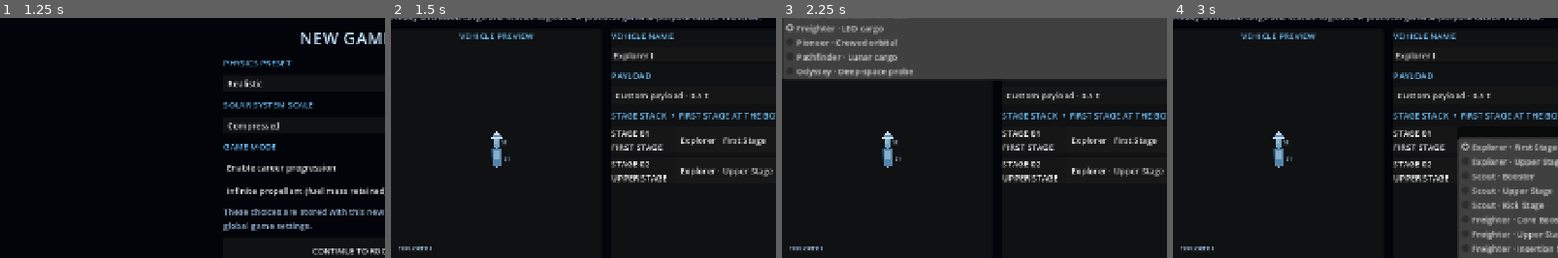
Above: before the commit, frames 1-4 (left to right).
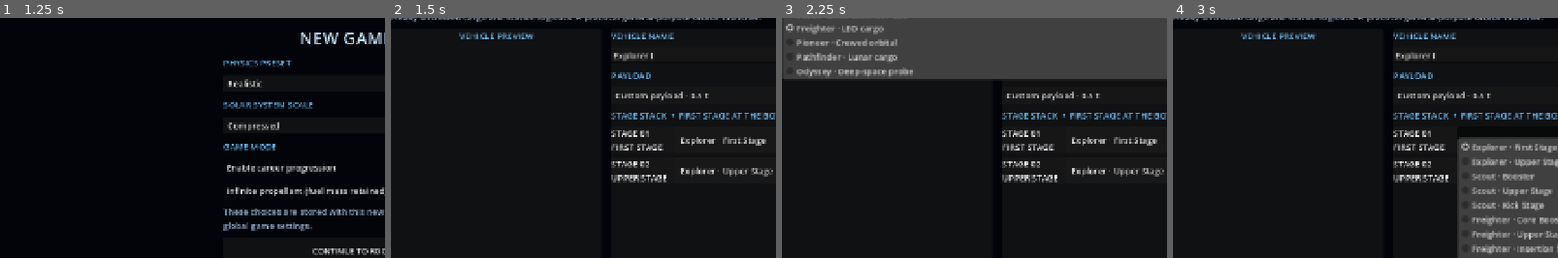
Above: after the commit, the same moments.

Repository: Blagos1195/Gravity-simulator
Game: Godot game, scene res://scenes/main.tscn
Two runs of this game, one before a commit and one after it. Both use one fixed random seed, a clock stepped at 60 frames per second and the inputs below.
Inputs:
- Up to frame 1 (1.25 s): click "NEW GAME" at 0.5 s
- Up to frame 2 (1.5 s): click "CONTINUE TO ROCKET BUILDER" at 1.25 s
- Up to frame 3 (2.25 s): click "Freighter · LEO cargo" at 2 s
- Up to frame 4 (3 s): click "Explorer · First Stage" at 2.75 s
The pictures show only the part of the screen within x 1-51%, y 20-70%; the shares and areas given below are measured in that part.

Frame 1 is identical in both runs. In frame 2, 0.5% of the frame differs, in the area x 2-31%, y 47-97%; in frame 3, 0.5%; in frame 4, 0.5%.
Error after the commit: Parse Error: Cannot infer the type of "booster_x" variable because the value doesn't have a set type. (res://scripts/rocket_visual.gd:105)

Commit message:
Render attached side booster pairs in the shared rocket visual

Diff:
--- a/Gravity/scripts/rocket_visual.gd
+++ b/Gravity/scripts/rocket_visual.gd
@@ -86,6 +86,29 @@
 		_line(canvas, origin, Vector2(-half, y + height * 0.78), Vector2(half, y + height * 0.78), rotation, scale, Color(0.9, 0.68, 0.3), 1.5)
 		_line(canvas, origin, Vector2(-half, y), Vector2(-half * 0.92, y + height), rotation, scale, Color(0.18, 0.32, 0.43), 0.9)
 		_line(canvas, origin, Vector2(half, y), Vector2(half * 0.92, y + height), rotation, scale, Color(0.18, 0.32, 0.43), 0.9)
+		var booster_entries: Array = stage.get("boosters", [])
+		for booster_index in range(booster_entries.size()):
+			var booster_entry: Dictionary = booster_entries[booster_index]
+			var booster := RocketDesign.booster_definition(str(booster_entry.get("id", "")))
+			if booster.is_empty():
+				continue
+			var booster_width := clampf(width * float(booster.get("visual_width_factor", 0.5)), 4.0, 20.0)
+			var booster_height := clampf(height * float(booster.get("visual_length_factor", 0.9)), 8.0, 64.0)
+			var booster_half := booster_width * 0.5
+			var booster_offset := half + booster_width * 0.7 + 2.0 + float(booster_index) * (booster_width + 2.0)
+			var booster_y := y + (height - booster_height) * 0.5
+			var booster_color := Color(0.72, 0.74, 0.78)
+			var booster_color_data: Variant = booster.get("visual_color_rgb", [])
+			if booster_color_data is Array and booster_color_data.size() == 3:
+				booster_color = Color(float(booster_color_data[0]), float(booster_color_data[1]), float(booster_color_data[2]))
+			for side in [-1.0, 1.0]:
+				var booster_x := side * booster_offset
+				_polygon(canvas, origin, [Vector2(booster_x - booster_half, booster_y), Vector2(booster_x + booster_half, booster_y), Vector2(booster_x + booster_half * 0.88, booster_y + booster_height), Vector2(booster_x - booster_half * 0.88, booster_y + booster_height)], rotation, scale, booster_color)
+				_line(canvas, origin, Vector2(booster_x - booster_half, booster_y + booster_height * 0.76), Vector2(booster_x + booster_half, booster_y + booster_height * 0.76), rotation, scale, Color(0.18, 0.32, 0.43), 1.0)
+				_polygon(canvas, origin, [Vector2(booster_x - booster_half * 0.55, booster_y + booster_height), Vector2(booster_x + booster_half * 0.55, booster_y + booster_height), Vector2(booster_x + booster_half * 0.38, booster_y + booster_height + 3.0), Vector2(booster_x - booster_half * 0.38, booster_y + booster_height + 3.0)], rotation, scale, Color(0.56, 0.61, 0.68))
+				if engine_enabled and i == 0 and throttle > 0.0:
+					var booster_flame_length := 7.0 + 8.0 * clampf(throttle, 0.0, 1.0)
+					_polygon(canvas, origin, [Vector2(booster_x - booster_half * 0.38, booster_y + booster_height + 3.0), Vector2(booster_x, booster_y + booster_height + 3.0 + booster_flame_length), Vector2(booster_x + booster_half * 0.38, booster_y + booster_height + 3.0)], rotation, scale, Color(1.0, 0.48, 0.12, 0.92))
 		if show_stage_labels:
 			canvas.draw_string(ThemeDB.fallback_font, _point(origin, Vector2(half + 4.0, y + height * 0.65), rotation, scale), "S%d" % (active_stage_index + i + 1), HORIZONTAL_ALIGNMENT_LEFT, -1, 9, Color(0.65, 0.8, 0.92))
 		var engines := maxi(1, int(stage.get("engine_count", 1)))
